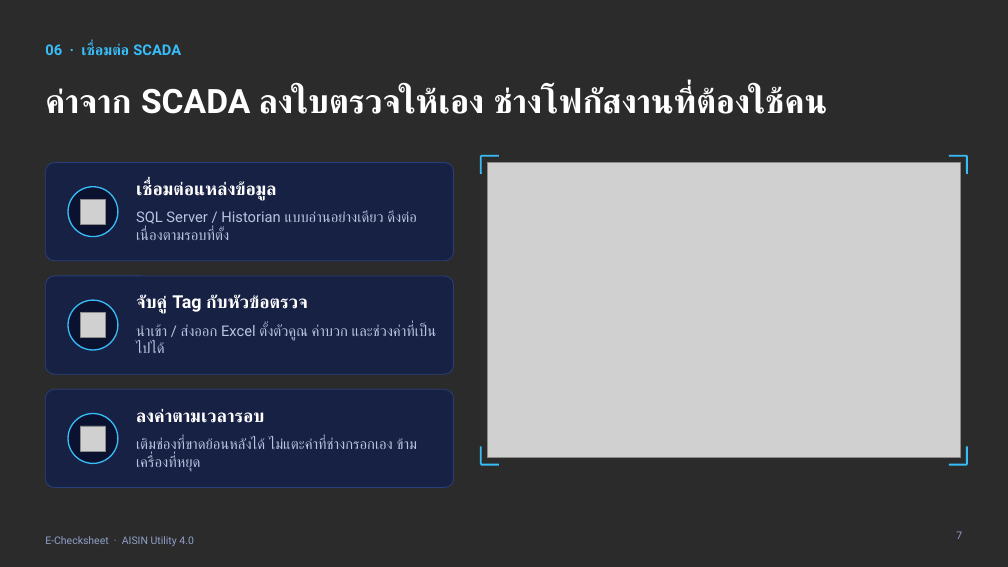
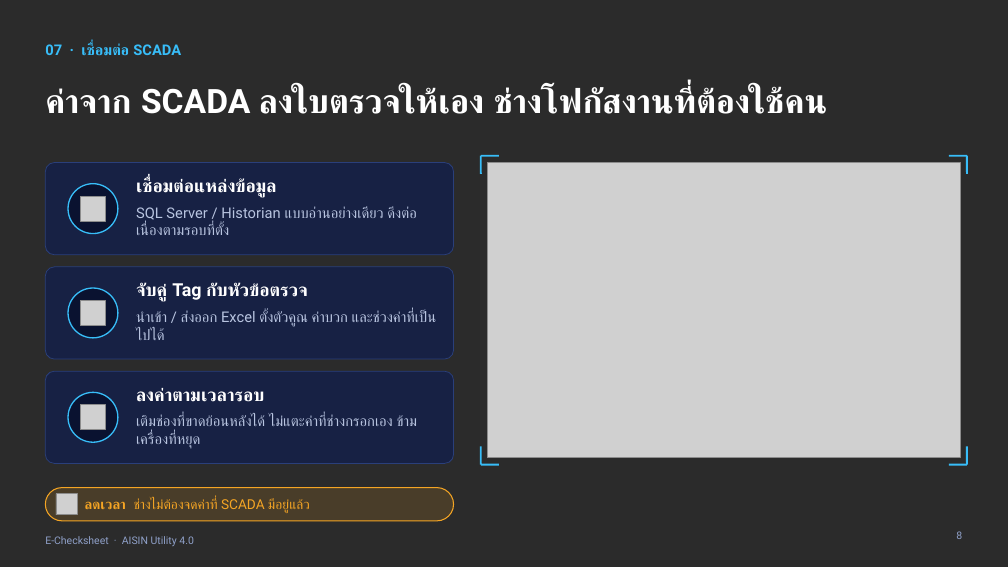
Before and after one commit to wexyzj123-hash/JoeKiattisak, a slide deck: slide 8 of E-Checksheet_Presentation.pptx (slide 7 before the commit). Drawn at 1008x567 pixels with LibreOffice and Linux fonts; fonts in the diff are those of the drawing; grey boxes stand for pictures; background and template pictures are left out; a plain dark background stands for a picture behind light text. Boxes give left, top, right and bottom in pixels: in the first picture for what was removed or moved away, otherwise in the second. Text is boxed around its words. In the diff, an @@ line names an element or a change of style, - is before the commit and + after.

```diff
--- a/E-Checksheet_Presentation.pptx
+++ b/E-Checksheet_Presentation.pptx
@@ text at [45, 43, 181, 56]: text changed @@
-06 · เชื่อมต่อ SCADA
+07 · เชื่อมต่อ SCADA
@@ rounded rectangle: place and size @@
-rounded rectangle at [45, 163, 454, 261]
+rounded rectangle at [45, 163, 454, 255]
@@ text "SQL Server / Historian แบบอ่านอย่างเดียว ...": place and size @@
-text "SQL Server / Historian แบบอ่านอย่างเดียว ..." at [136, 210, 416, 240]
+text "SQL Server / Historian แบบอ่านอย่างเดียว ..." at [136, 206, 416, 235]
@@ rounded rectangle: place and size @@
-rounded rectangle at [45, 276, 454, 374]
+rounded rectangle at [45, 267, 454, 359]
@@ 1 picture, 1 text, 1 ellipse: place and size @@
-1 picture, 1 text, 1 ellipse at [68, 295, 308, 350]
+1 picture, 1 text, 1 ellipse at [68, 283, 308, 338]
@@ text "นำเข้า / ส่งออก Excel ตั้งตัวคูณ ...": place and size @@
-text "นำเข้า / ส่งออก Excel ตั้งตัวคูณ ..." at [136, 324, 436, 341]
+text "นำเข้า / ส่งออก Excel ตั้งตัวคูณ ..." at [136, 310, 436, 327]
@@ proportions changed in 3 elements at [45, 163, 454, 255], [45, 267, 454, 359], [45, 371, 454, 464] @@
@@ rounded rectangle: place and size @@
-rounded rectangle at [45, 389, 454, 488]
+rounded rectangle at [45, 371, 454, 464]
@@ 1 picture, 1 text, 1 ellipse: place and size @@
-1 picture, 1 text, 1 ellipse at [68, 409, 264, 464]
+1 picture, 1 text, 1 ellipse at [68, 388, 264, 442]
@@ text "เติมช่องที่ขาดย้อนหลังได้ ไม่แตะค่าที่ช่างกรอกเอง ข้ามเครื่อ ...": place and size @@
-text "เติมช่องที่ขาดย้อนหลังได้ ไม่แตะค่าที่ช่างกรอกเอง ข้ามเครื่อ ..." at [136, 437, 417, 471]
+text "เติมช่องที่ขาดย้อนหลังได้ ไม่แตะค่าที่ช่างกรอกเอง ข้ามเครื่อ ..." at [136, 414, 417, 448]
@@ rounded rectangle added at [45, 488, 454, 521], fill #F5A524 at 15% opacity, outline #F5A524 1 pt @@
@@ picture added at [56, 494, 77, 515] @@
@@ text added at [85, 498, 310, 513], 13 pt, text #F5A524 @@
+ลดเวลา ช่างไม่ต้องจดค่าที่ SCADA มีอยู่แล้ว
@@ page number at [956, 531, 962, 539]: text changed @@
-7
+8
```
Also in this commit, not shown: 12 other slides changed, 1 slide added, 1 slide removed, 1 other file.
